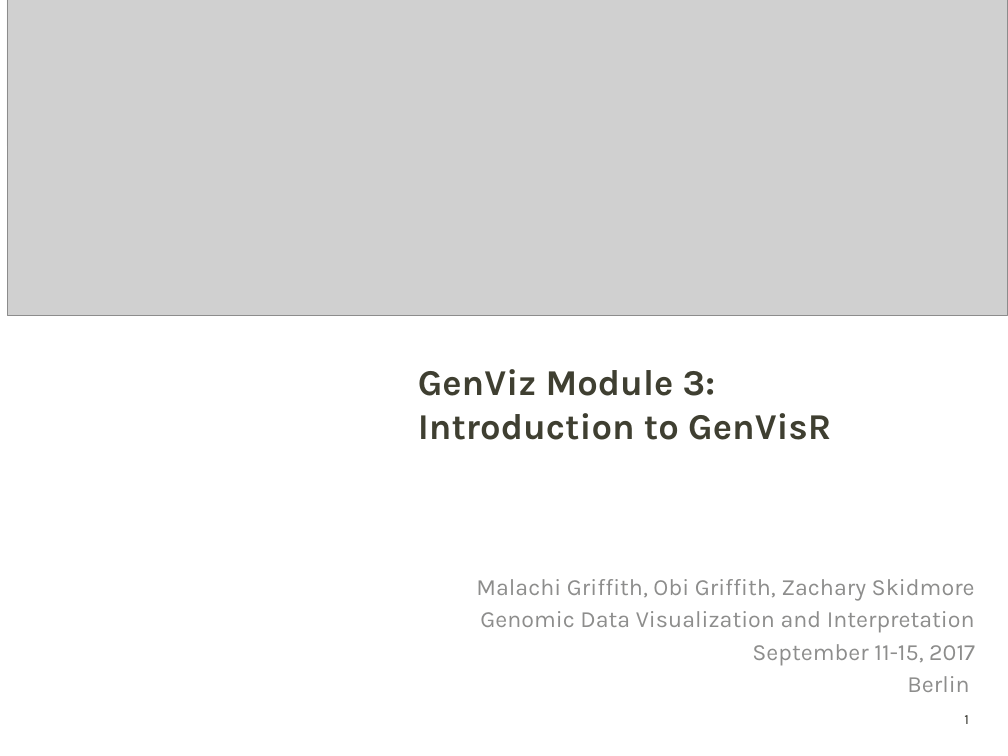
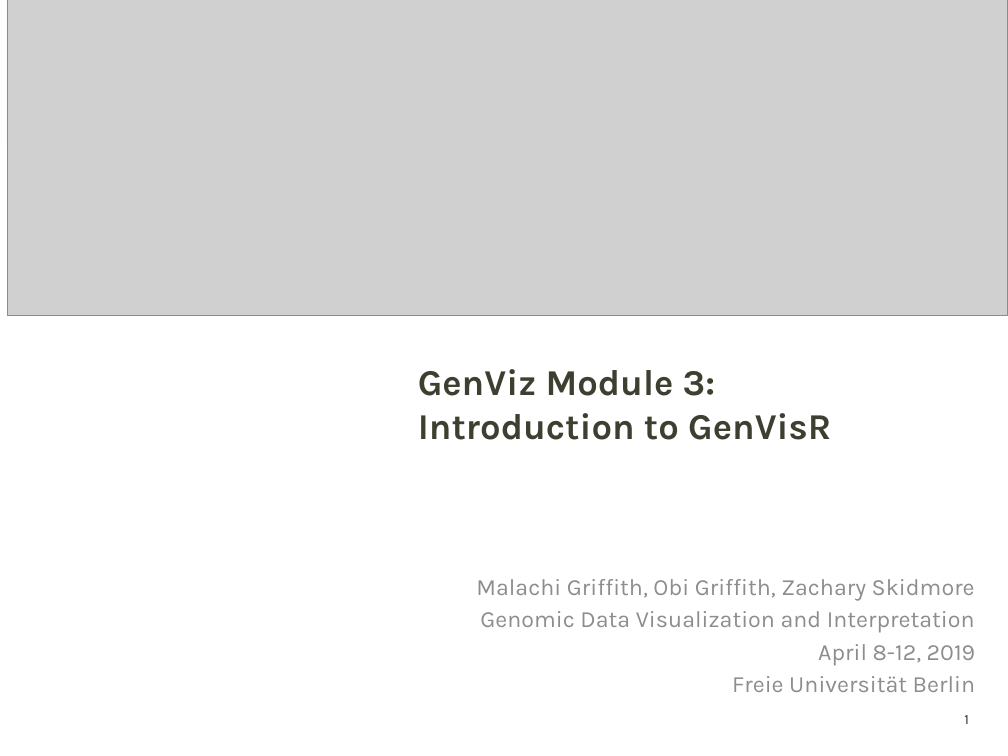
Before and after one commit to griffithlab/gen-viz-lectures, a slide deck: slide 1 of GenViz_Module3_Lecture.pptx. Drawn at 1008x756 pixels with LibreOffice and Linux fonts; fonts in the diff are those of the drawing; grey boxes stand for pictures; background and template pictures are left out. Boxes give left, top, right and bottom in pixels: in the first picture for what was removed or moved away, otherwise in the second. Text is boxed around its words. In the diff, an @@ line names an element or a change of style, - is before the commit and + after.

Commit message:
minor update to lecture 3

```diff
--- a/GenViz_Module3_Lecture.pptx
+++ b/GenViz_Module3_Lecture.pptx
@@ subtitle at [732,644,976,692]: text changed @@
-September 11-15, 2017
-Berlin
+April 8-12, 2019
+Freie Universität Berlin
```
Also in this commit, not shown: 1 slide added, 1 other file.
